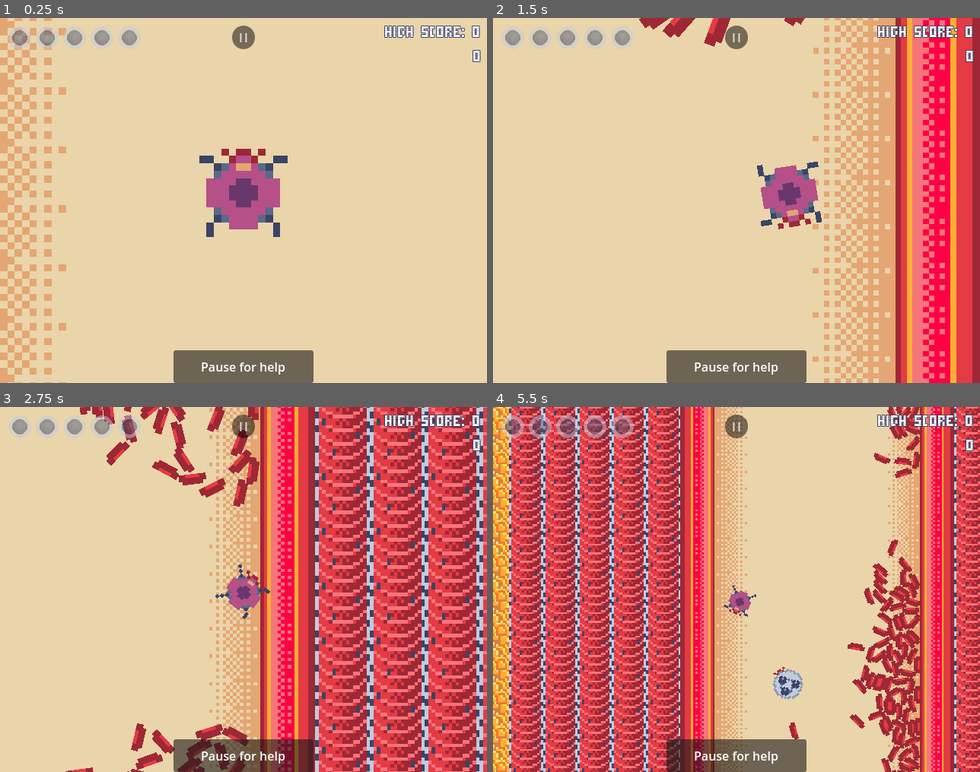
Above: before the commit, frames 1-4 (two rows, left to right).
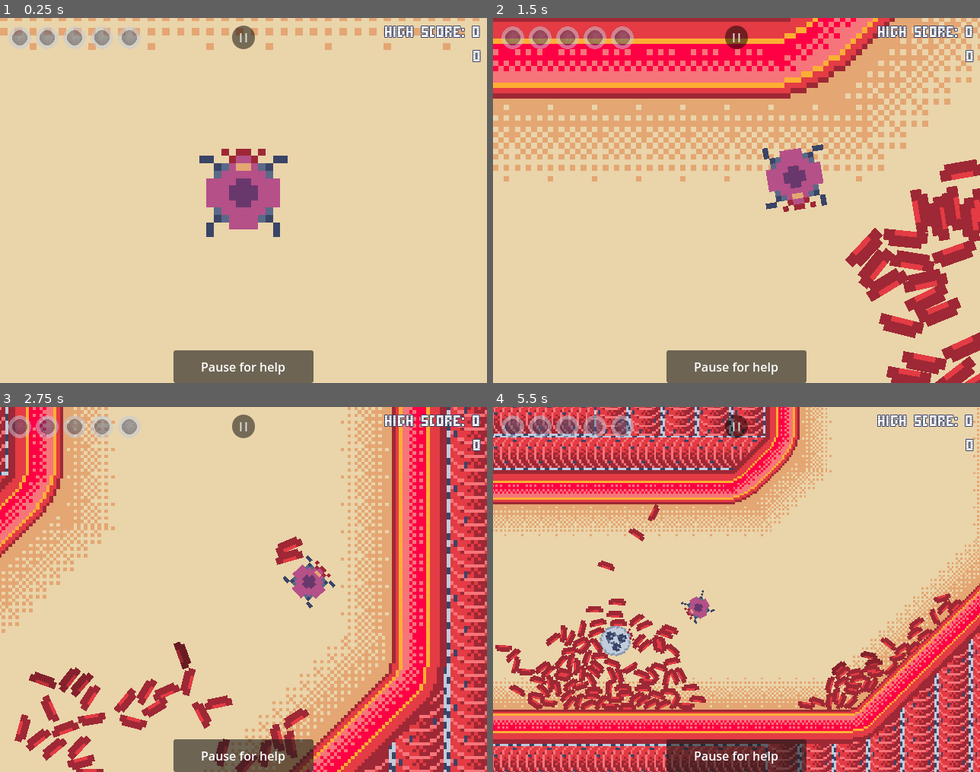
Above: after the commit, the same moments.

Repository: BertrandBordage/Bloody-Sarcoma
Game: Godot game, scene res://game.tscn
Two runs of this game, one before a commit and one after it. Both use one fixed random seed, a clock stepped at 60 frames per second and the inputs below. Sound files missing from this copy of the repository are replaced by a short silence.
Inputs (mouse positions are in pixels of both pictures, inside the frame that each line leads up to):
- Up to frame 1 (0.25 s): no input
- Up to frame 2 (1.5 s): tap Enter at 0.5 s; move the mouse to (843, 182) at 0.52 s; hold Right (right) 0.53-1.25 s; tap Space (metastasize) at 0.6 s; click (843, 182) at 0.67 s; drag from (639, 218) to (829, 215) at 1.27 s
- Up to frame 3 (2.75 s): move the mouse to (292, 509) at 2.02 s; hold Right (right) from 2.03 s (still down); tap Space (metastasize) at 2.1 s
- Up to frame 4 (5.5 s): release Right (right) at 2.75 s; drag from (712, 662) to (736, 589) at 2.77 s; move the mouse to (882, 644) at 3.52 s; hold Left (left) 3.53-4.25 s; tap Space (metastasize) at 3.6, 5.1 s; drag from (590, 534) to (692, 600) at 4.27 s; move the mouse to (760, 589) at 5.02 s; hold Down (down) from 5.03 s (still down); click (760, 589) at 5.17 s

The runs differ from the first frame. In frame 1, 5.8% of the frame differs, in the area x 0-99%, y 0-100%; in frame 2, 50%; in frame 3, 61%; in frame 4, 72%, in the area x 0-100%, y 0-100%.

Commit message:
Attempt at compensating audio/subtitles lag issues on some devices.

Diff:
--- a/game.gd
+++ /dev/null
@@ -1,4 +0,0 @@
-extends Node2D
-
-func _ready():
-    Heartbeat.start()
--- a/game.tscn
+++ b/game.tscn
@@ -1,13 +1,10 @@
-[gd_scene load_steps=6 format=3 uid="uid://blxa6cowlkfxu"]
+[gd_scene load_steps=4 format=3 uid="uid://blxa6cowlkfxu"]
 
-[ext_resource type="Script" path="res://game.gd" id="1_vwcil"]
 [ext_resource type="PackedScene" uid="uid://dm0f3yccbu33i" path="res://map.tscn" id="2_wp7vq"]
 [ext_resource type="PackedScene" uid="uid://11qi1e3xb58u" path="res://playable_cell_cluster.tscn" id="3_43usx"]
 [ext_resource type="PackedScene" uid="uid://bjbr38whylxgv" path="res://regions/left_foot.tscn" id="4_m2buo"]
-[ext_resource type="PackedScene" uid="uid://baaornf0fahmw" path="res://music/music.tscn" id="5_le20x"]
 
 [node name="Game" type="Node2D"]
-script = ExtResource("1_vwcil")
 
 [node name="Map" parent="." instance=ExtResource("2_wp7vq")]
 
@@ -15,6 +12,4 @@
 position = Vector2(-1949, 5372)
 
 [node name="PlayableCellCluster" parent="." instance=ExtResource("3_43usx")]
-position = Vector2(154, 4189)
-
-[node name="Music" parent="." instance=ExtResource("5_le20x")]
+position = Vector2(46, 4928)
--- a/music/music.gd
+++ b/music/music.gd
@@ -10,10 +10,14 @@
 
 func _ready():
     update_volume(1.0)
+    Ui.music_volume_changed.connect(update_volume)
+    Ui.voice_volume_changed.connect(update_volume)
+    var delay = AudioServer.get_time_to_next_mix() + AudioServer.get_output_latency()
     %Instrumental.play()
     %Voice.play()
-    Ui.music_volume_changed.connect(update_volume)
-    Ui.voice_volume_changed.connect(update_volume)
+    await get_tree().create_timer(delay).timeout
+    %AnimationPlayer.current_animation = "Lyrics"
+    Heartbeat.start()
 
 
 func _on_instrumental_finished():
--- a/music/music.tscn
+++ b/music/music.tscn
@@ -17,7 +17,7 @@
 "times": PackedFloat32Array(0, 29.3, 31.1, 35.2, 36.8, 41.3, 46.7, 50.2, 56.5, 62.2, 67, 74.1, 83.4, 85.4, 89.4, 91.2, 95.4, 101.5, 104.5, 110.8, 116.4, 121.1, 128.1, 137.3, 143.2, 149.5, 155.4, 164.6, 170.2, 174.9, 181.9, 191.3, 193.1, 197.5, 199.2, 203.6, 209.9, 218.8, 224.3, 229, 236.3),
 "transitions": PackedFloat32Array(1, 1, 1, 1, 1, 1, 1, 1, 1, 1, 1, 1, 1, 1, 1, 1, 1, 1, 1, 1, 1, 1, 1, 1, 1, 1, 1, 1, 1, 1, 1, 1, 1, 1, 1, 1, 1, 1, 1, 1, 1),
 "update": 1,
-"values": ["", "My little cell,", "You were meant to be in a …(600 unchanged characters)… ou think your “mouth” is what makes you powerful?", "You think your “mouth” is w …(552 unchanged characters)…
+"values": ["", "My little cell,", "You were meant to be in a …(600 unchanged characters)… ou think your “mouth” is what makes you so powerful?", "You think your “mouth” is w …(552 unchanged characters)…
 }
 tracks/1/type = "value"
 tracks/1/imported = false
@@ -77,10 +77,10 @@
 stream = ExtResource("2_lq7da")
 
 [node name="AnimationPlayer" type="AnimationPlayer" parent="."]
+unique_name_in_owner = true
 libraries = {
 "": SubResource("AnimationLibrary_mcimd")
 }
-autoplay = "Lyrics"
 
 [node name="SubtitlesLayer" type="CanvasLayer" parent="."]
 unique_name_in_owner = true
--- a/playable_cell_cluster.tscn
+++ b/playable_cell_cluster.tscn
@@ -1,9 +1,10 @@
-[gd_scene load_steps=13 format=3 uid="uid://11qi1e3xb58u"]
+[gd_scene load_steps=14 format=3 uid="uid://11qi1e3xb58u"]
 
 [ext_resource type="Script" path="res://playable_cell_cluster.gd" id="1_0yc8o"]
 [ext_resource type="PackedScene" uid="uid://0irp083fvy7v" path="res://cancer_cell_cluster.tscn" id="2_h8kyo"]
 [ext_resource type="Script" path="res://ThreatLevelCooldown.gd" id="3_21bpp"]
 [ext_resource type="AudioStream" uid="uid://b4flvaln2as1g" path="res://sounds/background_noise.wav" id="3_owkcr"]
+[ext_resource type="PackedScene" uid="uid://baaornf0fahmw" path="res://music/music.tscn" id="7_28onp"]
 [ext_resource type="PackedScene" uid="uid://0ufhn1vj785r" path="res://ui/overlay.tscn" id="7_wvqnc"]
 [ext_resource type="Script" path="res://ui/HelpNotification.gd" id="9_t643p"]
 [ext_resource type="Script" path="res://MetastasizeButton.gd" id="10_sccpc"]
@@ -73,6 +74,8 @@
 [node name="SaveTimer" type="Timer" parent="."]
 wait_time = 60.0
 autostart = true
+
+[node name="Music" parent="." instance=ExtResource("7_28onp")]
 
 [node name="Overlay" parent="." instance=ExtResource("7_wvqnc")]
 
--- a/ui/help_panel.tscn
+++ b/ui/help_panel.tscn
@@ -79,15 +79,6 @@
 [node name="VBoxContainer" type="VBoxContainer" parent="MarginContainer/VBoxContainer/ScrollContainer"]
 layout_mode = 2
 
-[node name="Credits" type="RichTextLabel" parent="MarginContainer/VBoxContainer/ScrollContainer/VBoxContainer"]
-layout_mode = 2
-bbcode_enabled = true
-text = "Credits
-[font_size=12px][b]Bertrand Bordage[/b]: programming, music composition, lyrics, orchestration, singing, sound effects, visuals, testing.
-[b]Software used[/b]: Godot, Aseprite, MuseScore, jsfxr, Audacity.
-Done in 10 days during Acerola Jam 0 on the theme “aberration”.[/font_size]"
-fit_content = true
-
 [node name="Controls" type="RichTextLabel" parent="MarginContainer/VBoxContainer/ScrollContainer/VBoxContainer"]
 unique_name_in_owner = true
 layout_mode = 2
@@ -214,4 +205,13 @@
 text = "+20 food
 Lymphocytes call more lymphocytes when killed"
 
+[node name="Credits" type="RichTextLabel" parent="MarginContainer/VBoxContainer/ScrollContainer/VBoxContainer"]
+layout_mode = 2
+bbcode_enabled = true
+text = "Credits
+[font_size=12px][b]Bertrand Bordage[/b]: programming, music composition, lyrics, orchestration, awkward singing, sound effects, visuals, testing.
+[b]Software used[/b]: Godot, Aseprite, MuseScore, jsfxr, Audacity.
+Done in 10 days during Acerola Jam 0 on the theme “aberration”.[/font_size]"
+fit_content = true
+
 [connection signal="pressed" from="MarginContainer/VBoxContainer/HBoxContainer/CloseButton" to="." method="_on_close_button_pressed"]
Not shown, changed: export_presets.cfg
